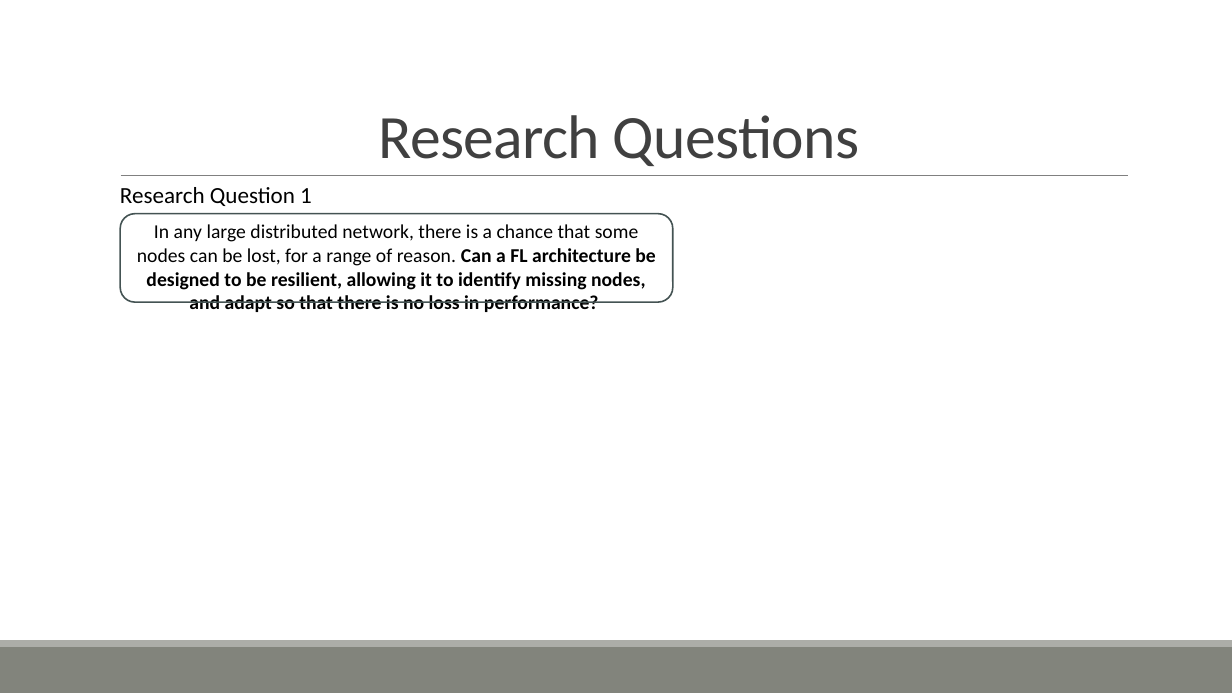
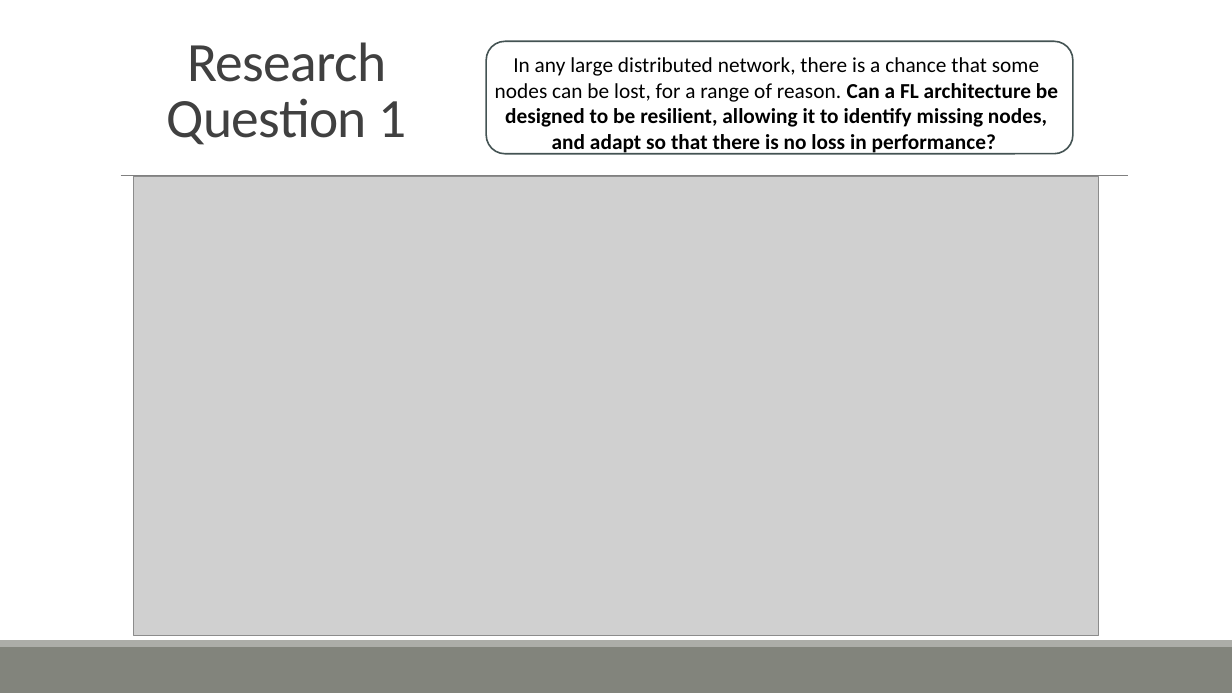
Before and after one commit to ofithcheallaigh/phd, a slide deck: slide 4 of Presentations/Supervisor Meetings/2024/Upcoming Meeting.pptx (slide 3 before the commit). Drawn at 1232x693 pixels with LibreOffice and Linux fonts; fonts in the diff are those of the drawing; grey boxes stand for pictures. Boxes give left, top, right and bottom in pixels: in the first picture for what was removed or moved away, otherwise in the second. Text is boxed around its words. In the diff, an @@ line names an element or a change of style, - is before the commit and + after.

```diff
--- a/Presentations/Supervisor Meetings/2024/Upcoming Meeting.pptx
+++ b/Presentations/Supervisor Meetings/2024/Upcoming Meeting.pptx
@@ title at bbox=[167, 42, 406, 145]: text changed; size 48 to 43.2 pt @@
-Research Questions
+Research Question 1
@@ text "In any large distributed network, ...": place and size @@
-text "In any large distributed network, ..." at bbox=[137, 224, 655, 312]
+text "In any large distributed network, ..." at bbox=[495, 57, 1058, 155]
@@ text "In any large distributed network, ..." at bbox=[495, 57, 1058, 155]: size 15.3 to 16.6 pt @@
@@ rounded rectangle: place and size @@
-rounded rectangle at bbox=[120, 213, 673, 302]
+rounded rectangle at bbox=[486, 42, 1073, 154]
@@ picture added at bbox=[133, 177, 1099, 635] @@
@@ text removed at bbox=[120, 187, 312, 206] @@
-Research Question 1
```
Also in this commit, not shown: 2 other slides changed, 2 slides added.
